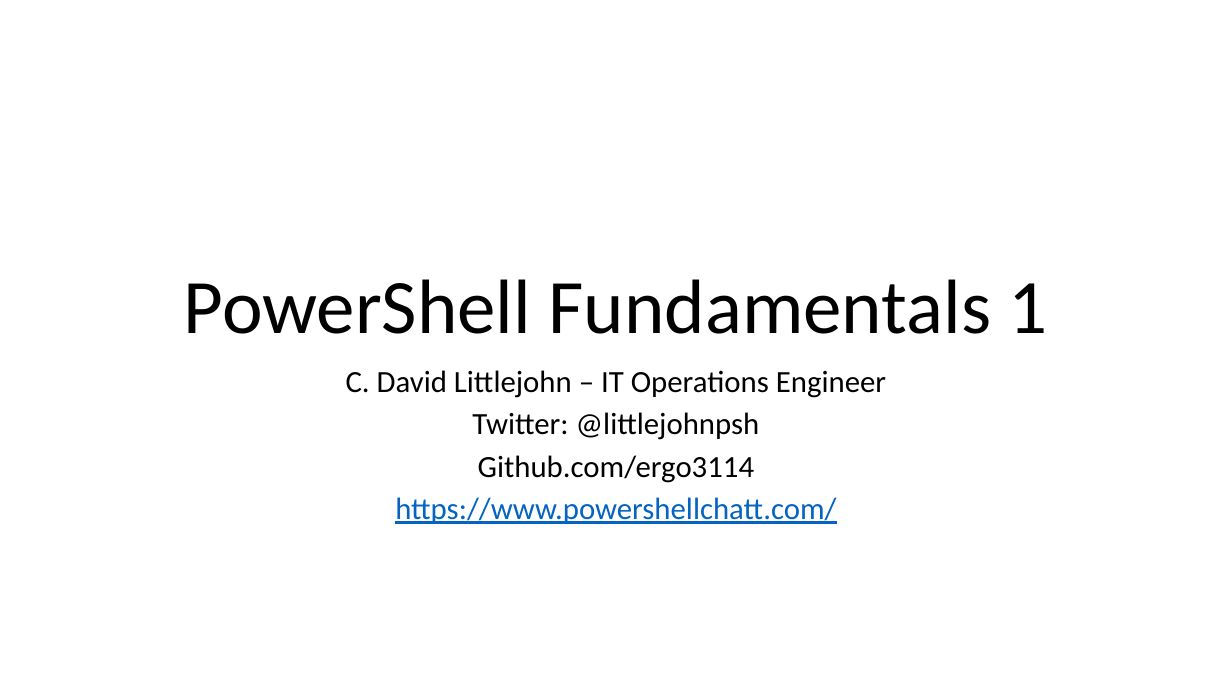
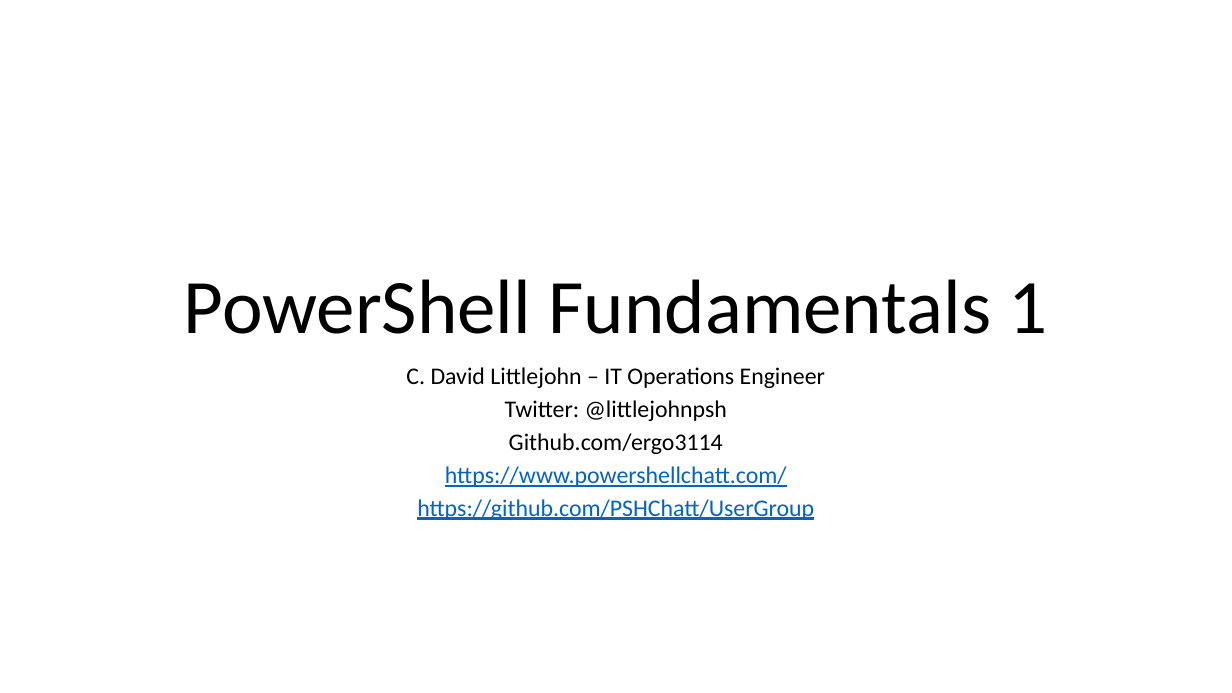
Before and after one commit to ergo3114/Fundamentals1, a slide deck: slide 1 of PowerShell Fundamentals 1.pptx. Drawn at 1232x693 pixels with LibreOffice and Linux fonts; fonts in the diff are those of the drawing. Boxes give left, top, right and bottom in pixels: in the first picture for what was removed or moved away, otherwise in the second. Text is boxed around its words. In the diff, an @@ line names an element or a change of style, - is before the commit and + after.

```diff
--- a/PowerShell Fundamentals 1.pptx
+++ b/PowerShell Fundamentals 1.pptx
@@ subtitle at (406, 367, 825, 487): size 24 to 18.6 pt in "C. David Littlejohn – IT Operations Engineer", "Twitter: @littlejohnpsh", "Github.com/ergo3114", "https://www.powershellchatt.com/"; line spacing 0.8 to 0.7 @@
@@ subtitle at (417, 499, 814, 520): paragraph added @@
+https://github.com/PSHChatt/UserGroup
```
Also in this commit, not shown: 1 other slide changed, 4 slides added.
